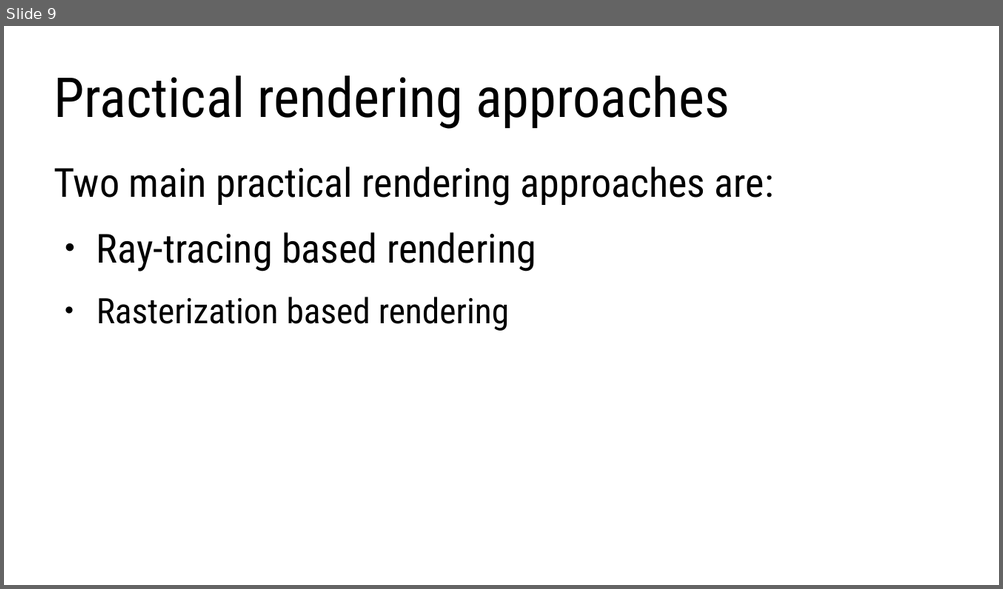
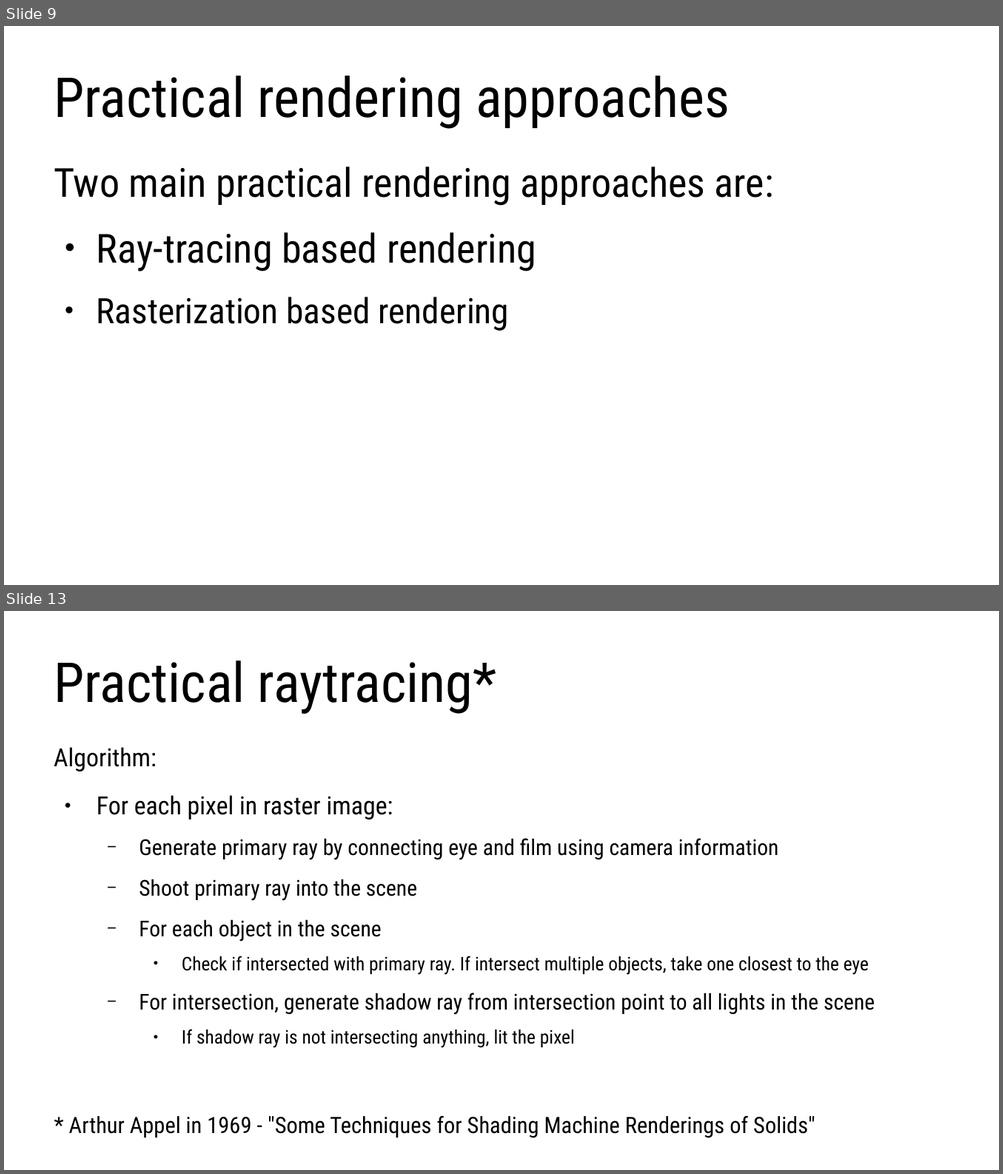
Before and after one commit to lorentzo/IntroductionToComputerGraphics, a slide deck: lectures/foundations_rendering/foundations_rendering.odp. Shown one above the other, each under a label of ours: slide 9 before the commit, slides 9 and 13 after it; the slides between them are not shown. The pictures are 1003x589 and 1003x1174 pixels, drawn with LibreOffice and Linux fonts; fonts in the diff are those of the drawing. Boxes give left, top, right and bottom in pixels: in the first picture for what was removed or moved away, otherwise in the second. Text is boxed around its words. In the diff, an @@ line names an element or a change of style, - is before the commit and + after.

Commit message:
updating foundations of rendering

```diff
--- a/lectures/foundations_rendering/foundations_rendering.odp
+++ b/lectures/foundations_rendering/foundations_rendering.odp
@@ slide 13 added at [4, 611, 999, 1170], background #FFFFFF @@
@@ title added at [54, 661, 497, 714], 44 pt, text #000000 @@
+Practical raytracing*
@@ text added at [54, 747, 874, 1048], 17.5 pt, text #000000 @@
+Algorithm:
+● For each pixel in raster image:
+  − Generate primary ray by connecting eye and film using camera information
+  − Shoot primary ray into the scene
+  − For each object in the scene
+    ● Check if intersected with primary ray. If intersect multiple objects, take one closest to the eye
+  − For intersection, generate shadow ray from intersection point to all lights in the scene
+    ● If shadow ray is not intersecting anything, lit the pixel
@@ text added at [69, 1116, 815, 1139], 18 pt, text #000000 @@
+* Arthur Appel in 1969 - "Some Techniques for Shading Machine Renderings of Solids"
```
Also in this commit, not shown: 5 other slides added, 1 slide removed, 3 other files.
